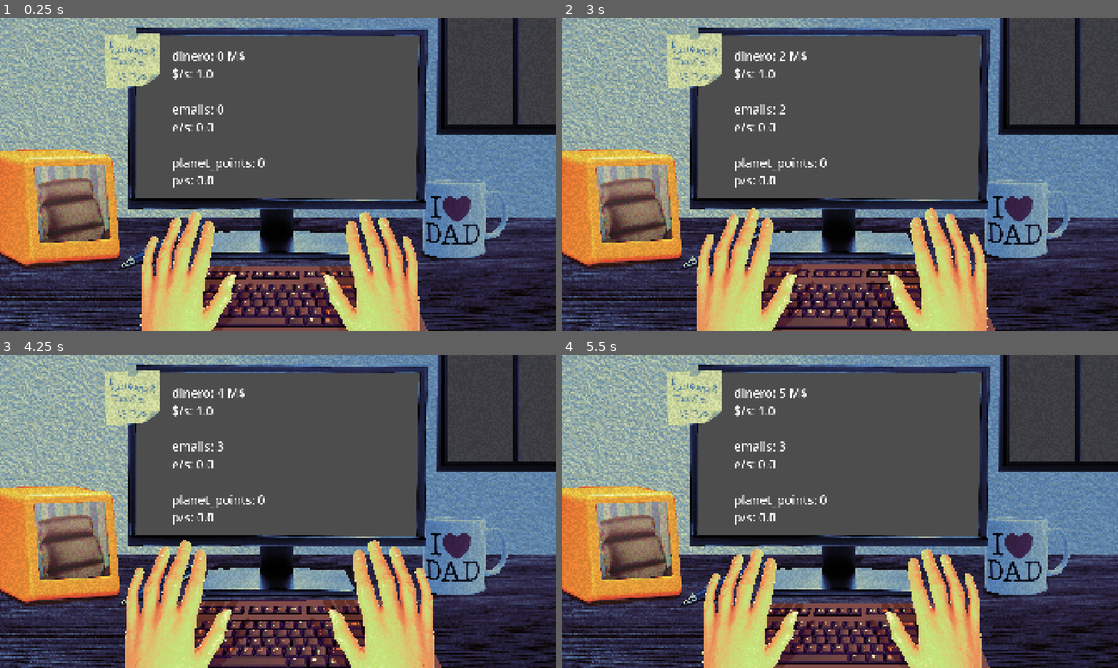
Above: before the commit, frames 1-4 (two rows, left to right).
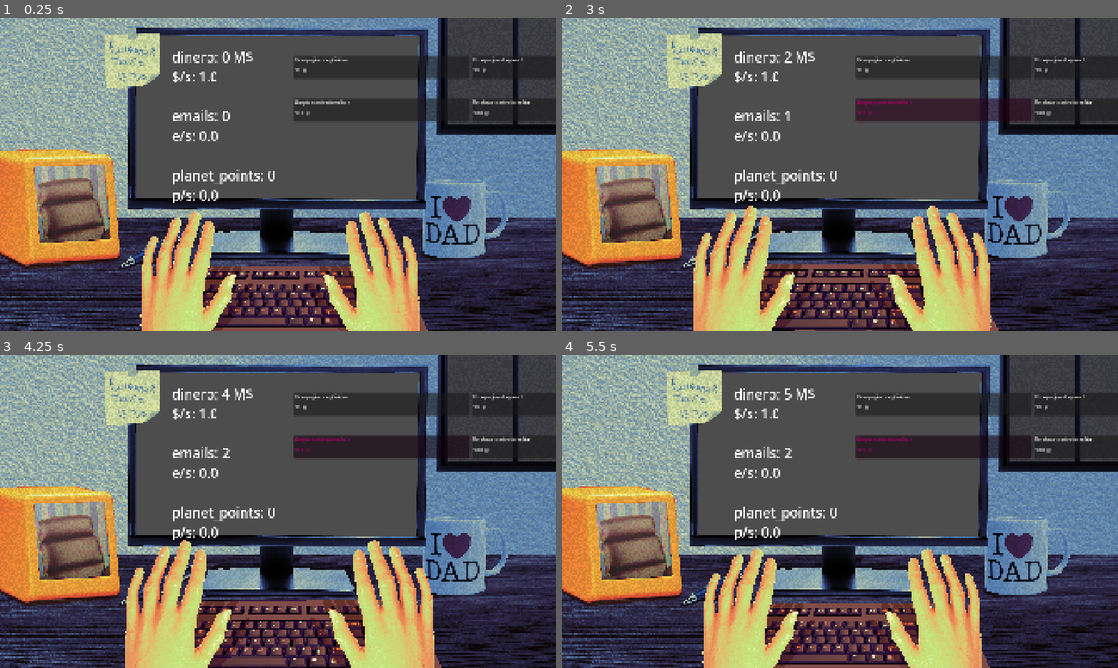
Above: after the commit, the same moments.

Repository: Clansayo/FlamanteGameJam
Game: Godot game, scene res://scenes/Main/MainScene.tscn
Same seed, same stepped clock (60 frames per second), same inputs: the game is played once before the commit and once after it. This scene is started directly instead of the project's main scene.
Inputs (mouse positions are in pixels of both pictures, inside the frame that each line leads up to):
- Up to frame 1 (0.25 s): no input
- Up to frame 2 (3 s): click (845, 287) at 0.5 s; move the mouse to (628, 208) at 1.27 s; press the mouse at (628, 208) at 1.28 s; hold D (move_right) 1.28-2.03 s; move the mouse to (728, 190) at 2.02 s; release the mouse at (728, 190) at 2.03 s; hold S (move_down) 2.03-2.78 s; click (728, 190) at 2.1 s; tap Enter at 2.75 s; move the mouse to (895, 105) at 2.77 s; press the mouse at (895, 105) at 2.78 s; hold D (move_right) from 2.78 s (still down)
- Up to frame 3 (4.25 s): move the mouse to (250, 574) at 3.52 s; release D (move_right) at 3.53 s; release the mouse at (250, 574) at 3.53 s; hold W (move_up) from 3.53 s (still down); click (250, 574) at 3.6 s
- Up to frame 4 (5.5 s): move the mouse to (1006, 558) at 4.27 s; release W (move_up) at 4.28 s; press the mouse at (1006, 558) at 4.28 s; hold A (move_left) from 4.28 s (still down); move the mouse to (673, 464) at 5.02 s; release the mouse at (673, 464) at 5.03 s; click (673, 464) at 5.1 s

The runs differ from the first frame. In frame 1, 6.2% of the frame differs, in the area x 31-100%, y 10-60%; in frame 2, 12%, in the area x 23-100%, y 10-100%; in frame 3, 6.5%; in frame 4, 6.5%.

Commit message:
avances decisiones

Diff:
--- a/resources/Animations/Ferran.tres
+++ b/resources/Animations/Ferran.tres
@@ -1,19 +1,10 @@
 [gd_resource type="SpriteFrames" format=3 uid="uid://di878oetghqop"]
 
 [ext_resource type="Texture2D" uid="uid://cubbg0tvlvdri" path="res://resources/sprites/JefeFerran/Enfadaillo/Enfado1png.png" id="1_inqr5"]
-[ext_resource type="Texture2D" path="res://resources/sprites/JefeFerranTalk/Jefe 1T idle2.png" id="1_paapj"]
 [ext_resource type="Texture2D" uid="uid://88mnrvc4xpqy" path="res://resources/sprites/JefeFerran/Enfadaillo/Enfado2png.png" id="2_tosvy"]
-[ext_resource type="Texture2D" path="res://resources/sprites/JefeFerranTalk/Jefe 1T idle3.png" id="2_w7i3l"]
-[ext_resource type="Texture2D" path="res://resources/sprites/JefeFerranTalk/Jefe 1T idle4.png" id="3_iuynb"]
 [ext_resource type="Texture2D" uid="uid://d1xnl162jd4mg" path="res://resources/sprites/JefeFerran/Enfadaillo/Enfado3png.png" id="3_mtglk"]
-[ext_resource type="Texture2D" path="res://resources/sprites/JefeFerranTalk/Jefe 1T idle5.png" id="4_07di0"]
 [ext_resource type="Texture2D" uid="uid://f5bfn6u36042" path="res://resources/sprites/JefeFerran/Enfadaillo/Enfado4png.png" id="4_hdyhr"]
-[ext_resource type="Texture2D" path="res://resources/sprites/JefeFerranTalk/Jefe 1T idle.png" id="5_15ob1"]
 [ext_resource type="Texture2D" uid="uid://b3foh3qlurhw8" path="res://resources/sprites/JefeFerran/Enfadaillo/Enfado5png.png" id="5_ts80s"]
-[ext_resource type="Texture2D" path="res://resources/sprites/JefeFerranTalk/Jefe 0T.png" id="6_15ob1"]
-[ext_resource type="Texture2D" path="res://resources/sprites/JefeFerranTalk/Jefe 2T.png" id="7_he2g1"]
-[ext_resource type="Texture2D" path="res://resources/sprites/JefeFerranTalk/Jefe 3T.png" id="8_okn5g"]
-[ext_resource type="Texture2D" path="res://resources/sprites/JefeFerranTalk/Jefe 4T.png" id="9_eylbx"]
 [ext_resource type="Texture2D" uid="uid://cdot703qd5h8s" path="res://resources/sprites/JefeFerran/MuyContento2/JefeMuyFeliz1.png" id="11_ncelw"]
 [ext_resource type="Texture2D" uid="uid://csjdw0x7cylvf" path="res://resources/sprites/JefeFerran/MuyContento2/JefeMuyFeliz2.png" id="12_gxk51"]
 [ext_resource type="Texture2D" uid="uid://deyygmjiq3ed5" path="res://resources/sprites/JefeFerran/MuyContento2/JefeMuyFeliz3.png" id="13_x502e"]
@@ -54,19 +45,19 @@
 }, {
 "frames": [{
 "duration": 1.0,
-"texture": ExtResource("1_paapj")
+"texture": null
 }, {
 "duration": 1.0,
-"texture": ExtResource("2_w7i3l")
+"texture": null
 }, {
 "duration": 1.0,
-"texture": ExtResource("3_iuynb")
+"texture": null
 }, {
 "duration": 1.0,
-"texture": ExtResource("4_07di0")
+"texture": null
 }, {
 "duration": 1.0,
-"texture": ExtResource("5_15ob1")
+"texture": null
 }],
 "loop": 1,
 "name": &"Idle",
@@ -134,19 +125,19 @@
 }, {
 "frames": [{
 "duration": 1.0,
-"texture": ExtResource("6_15ob1")
+"texture": null
 }, {
 "duration": 1.0,
-"texture": ExtResource("5_15ob1")
+"texture": null
 }, {
 "duration": 1.0,
-"texture": ExtResource("7_he2g1")
+"texture": null
 }, {
 "duration": 1.0,
-"texture": ExtResource("8_okn5g")
+"texture": null
 }, {
 "duration": 1.0,
-"texture": ExtResource("9_eylbx")
+"texture": null
 }],
 "loop": 2,
 "name": &"YapYap",
--- a/scenes/Decision/decision.gd
+++ b/scenes/Decision/decision.gd
@@ -1,17 +1,18 @@
 extends Control
+class_name Decision
 
-const OPTION_SCENE = preload("res://scenes/opcion/opcion.tscn") #Precargo la escena opcion
-@onready var container: HBoxContainer = $HBoxContainer #container va a ser el hbox
-@export var option_keys : Array[String]
-var active_option : int = -1
+const OPTION_SCENE = preload("res://scenes/opcion/opcion.tscn") # Precargo la escena opcion
+var active_option: Option = null
 
-signal option_selected_effects(effect: Dictionary) #Declaro la señal de que se emitirá cuando pulse el boton, y que emite un diccionario
+signal option_selected_effects(effect: Dictionary) # Declaro la señal de que se emitirá cuando pulse el boton, y que emite un diccionario
 
-func on_option_press(option : Option):
-	option_selected_effects.emit(option.data.effect) #Que es emitir lo que tiene en su campo de efecto
+@onready var container: HBoxContainer = $HBoxContainer # container va a ser el hbox
+
+@export var option_keys_list: PackedStringArray
+
 
 func _ready():
-	for esta_optionkey in option_keys : #Recorro el array (se lo he pasado por el editor)
+	for esta_optionkey in option_keys_list : #Recorro el array (se lo he pasado por el editor)
 		#print(esta_optionkey) ESTO ES PARA PRUEBAS
 		var option: Option = OPTION_SCENE.instantiate() #Me creo una instancia de opcion
 		option.option_key = esta_optionkey #Le paso que su optionkey será la de esta iteración de array
@@ -19,3 +20,18 @@
 		option.option_selected.connect(on_option_press)
 
 		container.add_child(option) #añado la opción como hijo al hbox
+
+func on_option_press(option: Option):
+	if option == active_option:
+		print("Esta opción ya es la que está seleccionada (no se puede volver a comprar si ya está activa)")
+		return
+
+	# Asumimos que la hemos posido seleccionar
+	option_selected_effects.emit(option.data.effect) #Que es emitir lo que tiene en su campo de efecto
+	option.activate_option()
+
+	# Si había ya una opcion seleccionada entonces la desactivamos
+	if active_option:
+		active_option.deactivate_option()
+
+	active_option = option
--- a/scenes/Decision/decision.tscn
+++ b/scenes/Decision/decision.tscn
@@ -11,7 +11,6 @@
 grow_horizontal = 2
 grow_vertical = 2
 script = ExtResource("1_kuo6k")
-option_keys = Array[String](["PLASTIC_STRAW", "AI_AUTOMATION"])
 
 [node name="HBoxContainer" type="HBoxContainer" parent="." unique_id=289140464]
 layout_mode = 0
--- a/scenes/Main/MainManager.gd
+++ b/scenes/Main/MainManager.gd
@@ -4,7 +4,7 @@
 @onready var label_dinero: Label = $UI/VBoxContainer/LabelDinero
 @onready var label_emails: Label = $UI/VBoxContainer/LabelEmails
 @onready var label_planeta: Label = $UI/VBoxContainer/LabelPlaneta
-@onready var decision_container: VBoxContainer = $UI/VBoxContainer/DecisionContainer
+@onready var decision_container: VBoxContainer = $UI/DecisionContainer
 
 const DECISION_SCENE = preload("res://scenes/Decision/decision.tscn")
 
@@ -14,6 +14,11 @@
 	currency_manager.dollar_modifier = 1
 	currency_manager.emails_points_modifier = 0
 
+	# Conectar la signal emitidas por las decisiones:
+	for decision: Decision in decision_container.get_children():
+		decision.option_selected_effects.connect(_on_decision_selected)
+
+
 func _process(delta: float) -> void:
 	label_dinero.text = "dinero: %s M$\n$/s: %s\n" % [currency_manager.get_dollar(), currency_manager.dollar_modifier]
 	label_emails.text = "emails: %s\ne/s: %s\n" % [currency_manager.get_emails_points(), currency_manager.emails_points_modifier]
@@ -21,3 +26,6 @@
 
 func _on_teclado_pressed() -> void:
 	currency_manager.add_email_points(click_value)
+
+func _on_decision_selected(effect: Dictionary) -> void:
+	print("Se ha seleccionado una decision con el siguiente efecto: %s" % effect)
--- a/scenes/Main/MainScene.tscn
+++ b/scenes/Main/MainScene.tscn
@@ -10,6 +10,7 @@
 [ext_resource type="Script" uid="uid://i2d1eu4kyakv" path="res://scenes/Main/ferran_sprite.gd" id="4_xqmat"]
 [ext_resource type="PackedScene" uid="uid://bnsmdxltc12a5" path="res://scenes/CurrencyManager/currency_manager.tscn" id="6_8w4u8"]
 [ext_resource type="Texture2D" uid="uid://djndblsts34ph" path="res://resources/sprites/relojpartio.png" id="6_70ueb"]
+[ext_resource type="PackedScene" uid="uid://b8cpsyuuy0cg1" path="res://scenes/Decision/decision.tscn" id="10_kerbj"]
 
 [sub_resource type="RectangleShape2D" id="RectangleShape2D_k5thl"]
 size = Vector2(292, 298)
@@ -66,8 +67,9 @@
 [node name="VBoxContainer" type="VBoxContainer" parent="UI" unique_id=182257804]
 offset_left = 594.0
 offset_top = 103.0
-offset_right = 634.0
-offset_bottom = 143.0
+offset_right = 875.0
+offset_bottom = 285.0
+scale = Vector2(1.11, 1.11)
 
 [node name="LabelDinero" type="Label" parent="UI/VBoxContainer" unique_id=2122451197]
 layout_mode = 2
@@ -84,8 +86,20 @@
 theme_override_font_sizes/font_size = 42
 text = "PlanetaPoints"
 
-[node name="DecisionContainer" type="VBoxContainer" parent="UI/VBoxContainer" unique_id=566832140]
+[node name="DecisionContainer" type="VBoxContainer" parent="UI" unique_id=566832140]
+offset_left = 1013.46
+offset_top = 130.045
+offset_right = 1333.8353
+offset_bottom = 274.04504
+scale = Vector2(2, 2)
+
+[node name="decision1" parent="UI/DecisionContainer" unique_id=1412057992 instance=ExtResource("10_kerbj")]
 layout_mode = 2
+option_keys_list = PackedStringArray("PLASTIC_STRAW", "PAPER_STRAW")
+
+[node name="decision2" parent="UI/DecisionContainer" unique_id=1973368791 instance=ExtResource("10_kerbj")]
+layout_mode = 2
+option_keys_list = PackedStringArray("WEAPON_CONTRACT", "REJECT_WEAPON_CONTRACT")
 
 [node name="CurrencyManager" parent="." unique_id=238071387 instance=ExtResource("6_8w4u8")]
 
--- a/scenes/opcion/opcion.gd
+++ b/scenes/opcion/opcion.gd
@@ -1,9 +1,9 @@
 extends Button
 class_name Option
+
 @onready var title: Label = $MarginContainer/VBoxContainer/Title
 @onready var cost: Label = $MarginContainer/VBoxContainer/Cost
 signal option_selected(option: Option)
-
 
 @export var option_key: String #optionkey es una variable que se pasa por el editor
 
@@ -16,3 +16,9 @@
 
 func _on_pressed() -> void:
 	option_selected.emit(self)
+
+func activate_option():
+	self.modulate = Color(0.716, 0.0, 0.422, 1.0)
+
+func deactivate_option():
+	self.modulate = Color(1.0, 1.0, 1.0, 1.0)
